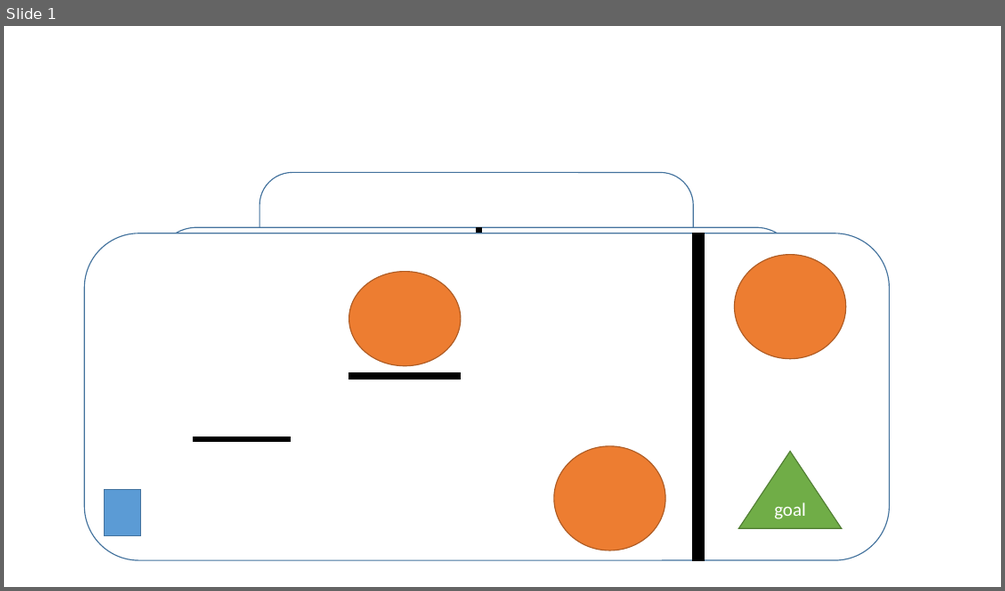
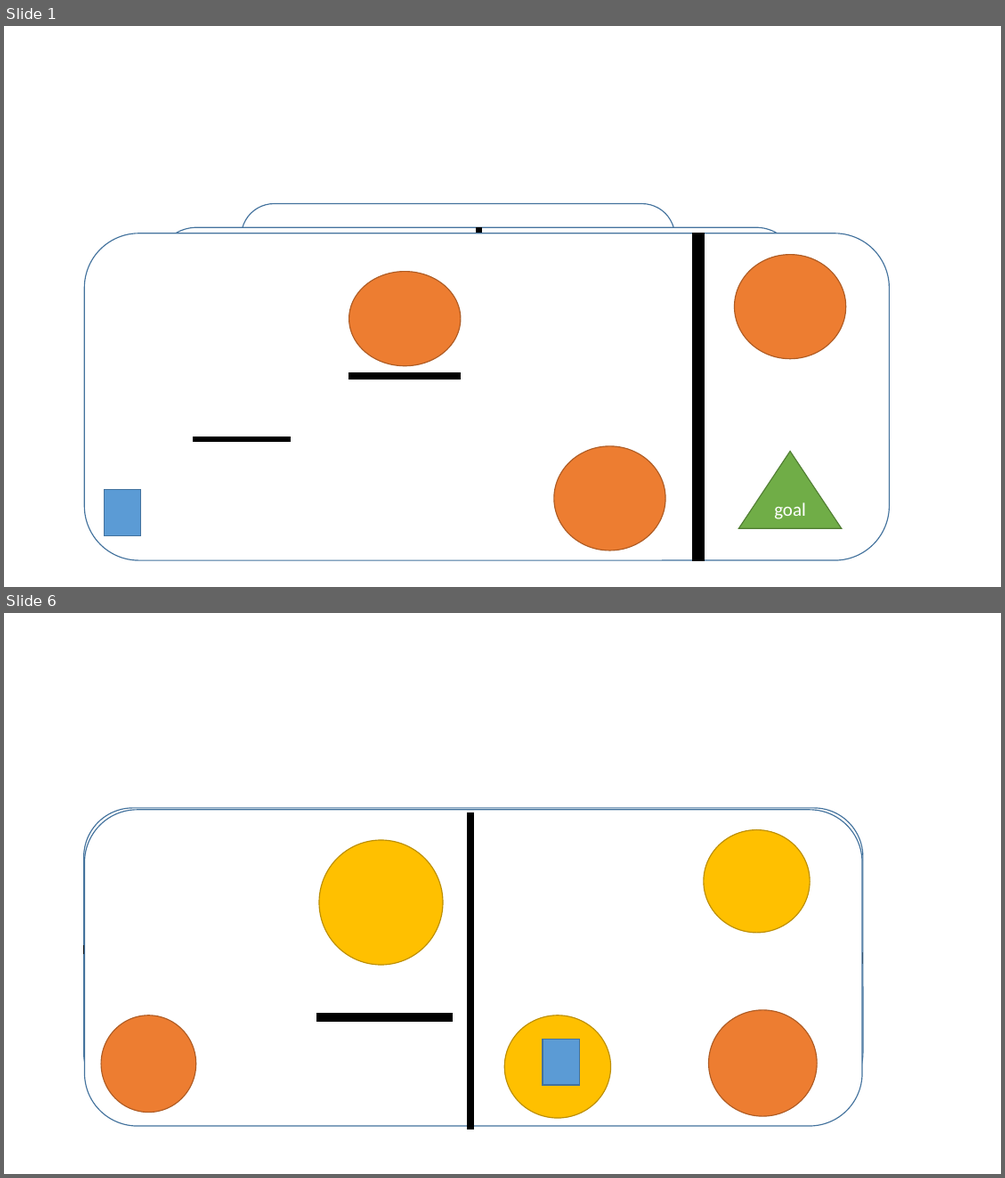
Before and after one commit to YangYang-Sam/Team-X-Masterpiece, a slide deck: Design/Veil Mechanic Example.pptx. Shown one above the other, each under a label of ours: slide 1 before the commit, slides 1 and 6 after it; the slides between them are not shown. The pictures are 1005x591 and 1005x1178 pixels, drawn with LibreOffice and Linux fonts; fonts in the diff are those of the drawing. Boxes give left, top, right and bottom in pixels: in the first picture for what was removed or moved away, otherwise in the second. Text is boxed around its words. In the diff, an @@ line names an element or a change of style, - is before the commit and + after.

```diff
--- a/Design/Veil Mechanic Example.pptx
+++ b/Design/Veil Mechanic Example.pptx
@@ slide 6 added at box(4, 613, 1001, 1174), background #FFFFFF @@
@@ group added at box(85, 810, 863, 1130): 5 ellipses, 2 rectangles, 1 rounded rectangle @@
@@ group added at box(84, 808, 863, 1102): 3 rectangles, 1 rounded rectangle @@
@@ rectangle added at box(542, 1039, 579, 1086), fill #5B9BD5, outline #43739E 1 pt @@
@@ slide 1 changed as well @@
@@ rounded rectangle: place and size @@
-rounded rectangle at box(259, 173, 694, 370)
+rounded rectangle at box(241, 204, 675, 401)
```
Also in this commit, not shown: 6 other slides added.
